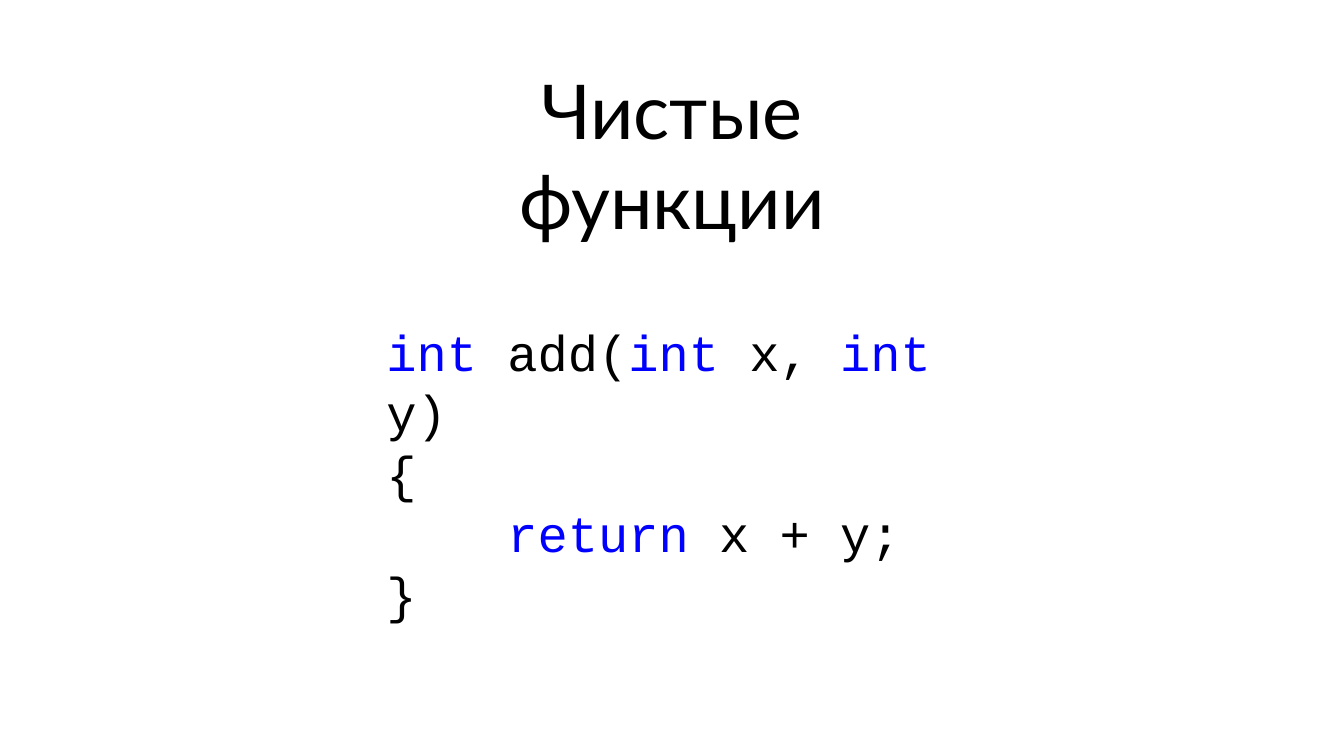
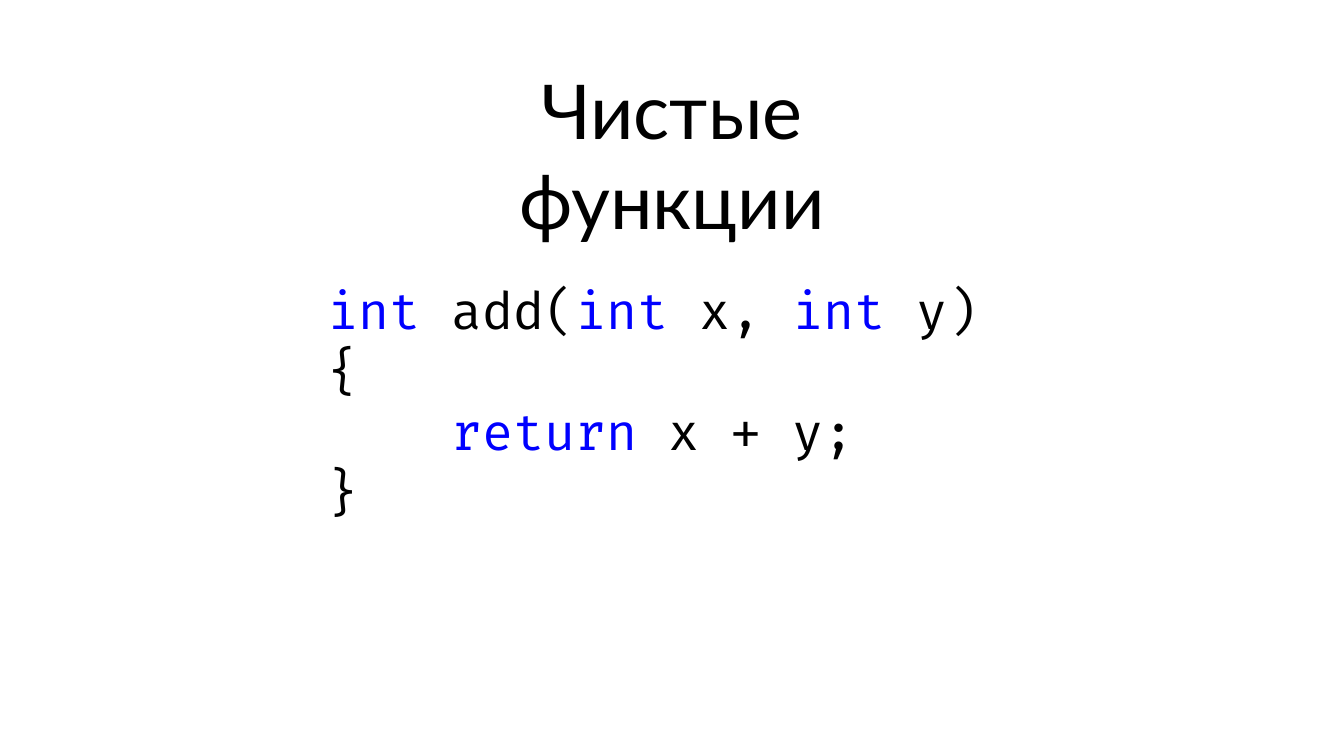
Before and after one commit to Dolfik1/Presentations, a slide deck: slide 24 of 22-09-2018-it-meetup4/Introduction to FSharp.pptx (slide 15 before the commit). Drawn at 1344x756 pixels with LibreOffice and Linux fonts; fonts in the diff are those of the drawing. Boxes give left, top, right and bottom in pixels: in the first picture for what was removed or moved away, otherwise in the second. Text is boxed around its words. In the diff, an @@ line names an element or a change of style, - is before the commit and + after.

```diff
--- a/22-09-2018-it-meetup4/Introduction to FSharp.pptx
+++ b/22-09-2018-it-meetup4/Introduction to FSharp.pptx
@@ text "int add(int x, int y)": place and size @@
-text "int add(int x, int y)" at bbox=[386, 334, 931, 563]
+text "int add(int x, int y)" at bbox=[327, 289, 979, 461]
@@ text "int add(int x, int y)" at bbox=[327, 289, 979, 461]: font Courier New to Fira Code @@
```
Also in this commit, not shown: 15 other slides changed, 33 slides added, 6 slides removed.
